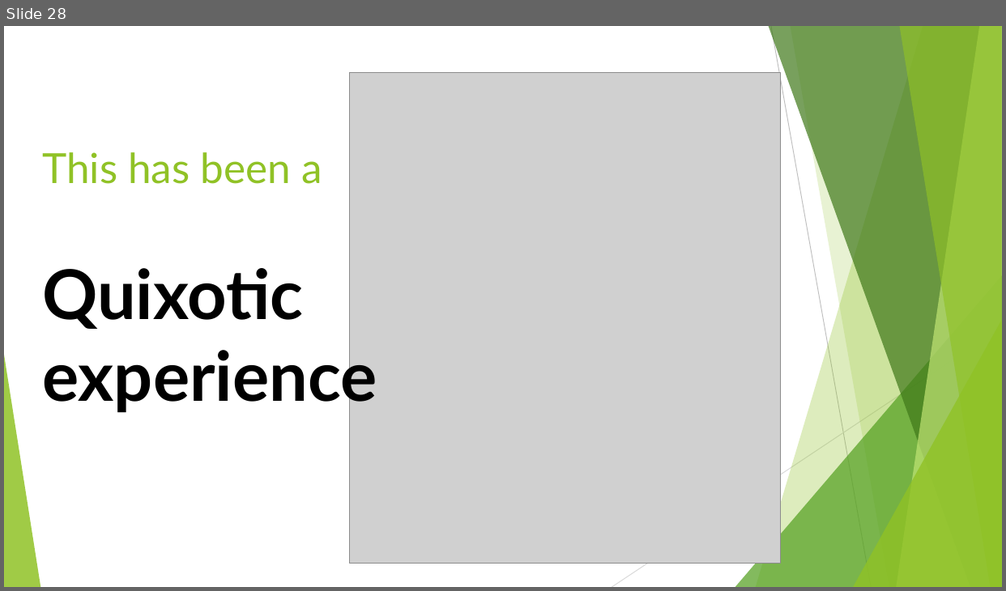
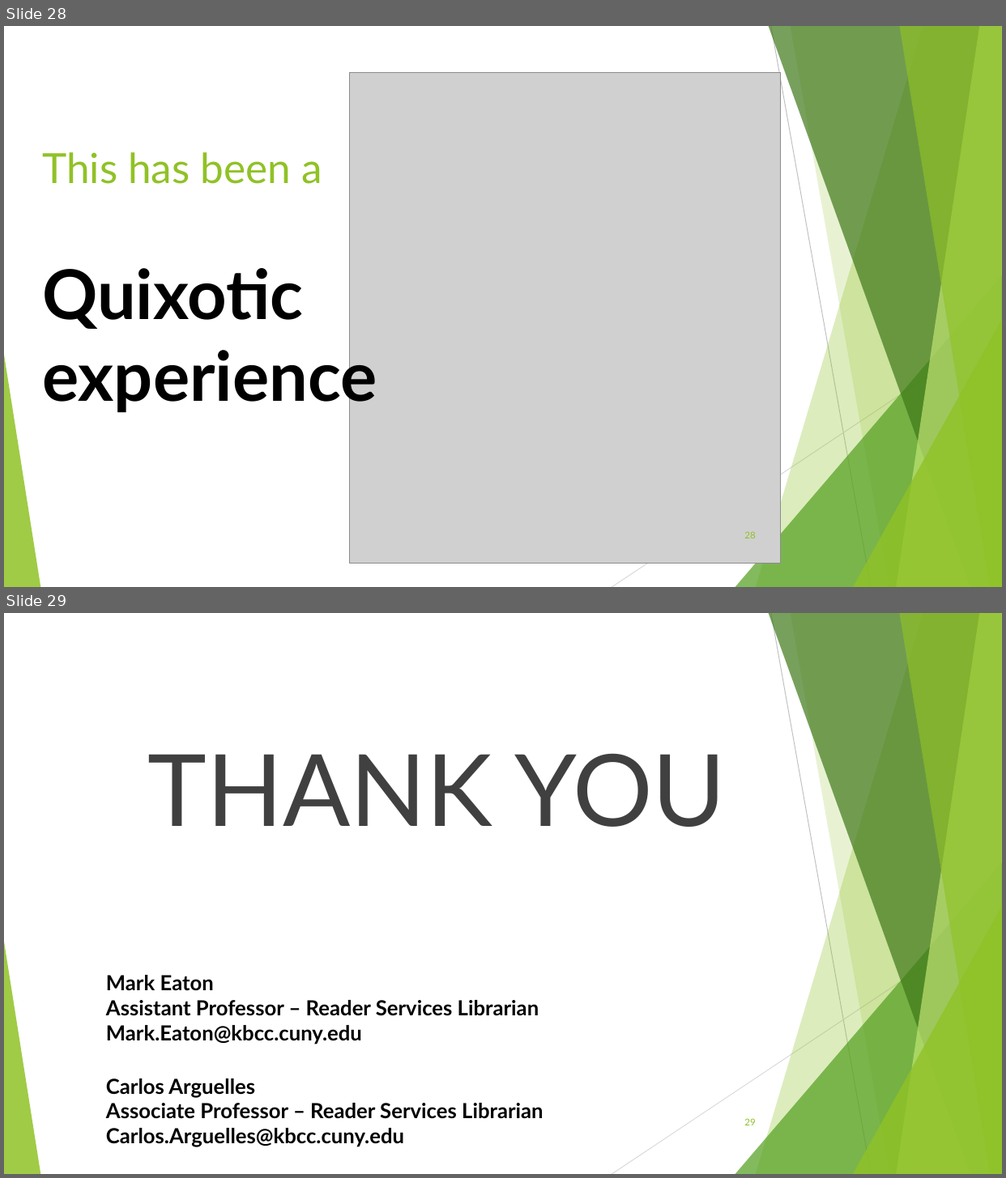
Before and after one commit to MarkEEaton/usability-python, a slide deck: UX - Final.pptx. Shown one above the other, each under a label of ours: slide 28 before the commit, slides 28 and 29 after it. The pictures are 1006x591 and 1006x1178 pixels, drawn with LibreOffice and Linux fonts; fonts in the diff are those of the drawing; grey boxes stand for pictures. Boxes give left, top, right and bottom in pixels: in the first picture for what was removed or moved away, otherwise in the second. Text is boxed around its words. In the diff, an @@ line names an element or a change of style, - is before the commit and + after.

```diff
--- a/UX - Final.pptx
+++ b/UX - Final.pptx
@@ slide 29 added at [4,613,1002,1174], background #FFFFFF; not listed: 10 template elements that a slide beside it also shows @@
@@ text added at [148,753,726,827], 96 pt, text #404040 @@
+THANK YOU
@@ text added at [106,975,539,1045], 20 pt, text #000000, bold @@
+Mark Eaton
+Assistant Professor – Reader Services Librarian
+Mark.Eaton@kbcc.cuny.edu
@@ text added at [106,1079,543,1148], 20 pt, text #000000, bold @@
+Carlos Arguelles
+Associate Professor – Reader Services Librarian
+Carlos.Arguelles@kbcc.cuny.edu
@@ page number added at [744,1118,755,1126], 9 pt, text #90C226 @@
+29
@@ slide 28 changed as well @@
@@ page number added at [744,531,755,539], 9 pt, text #90C226 @@
+28
```
Also in this commit, not shown: 22 other slides changed, 4 other slides added, 4 slides removed.
